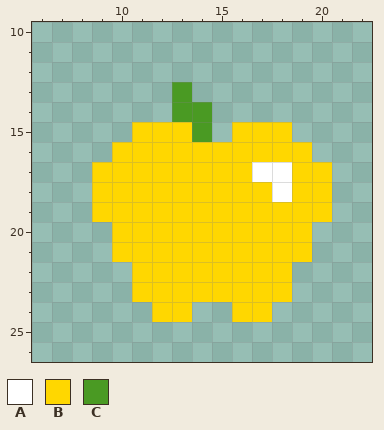
File history of a pixel-art sprite, Assets/Sprites/Power Pellet.png. That is the earlier state.
The file is 128x128 pixels, drawn in blocks of 4x4; one block is one cell here. Shown: x 6..22, y 10..26.
Palette (. is transparent): A #ffffff  B #ffd700  C #4a9a23
Pixels before, first column x 9:
13 ....C.......
14 ....CC......
15 ..BBBC.BBB..
16 .BBBBBBBBBB.
17 BBBBBBBBAABB
18 BBBBBBBBBABB
19 BBBBBBBBBBBB
20 .BBBBBBBBBB.
21 .BBBBBBBBBB.
22 ..BBBBBBBB..
23 ..BBBBBBBB..
24 ...BB..BB...
After the commit:
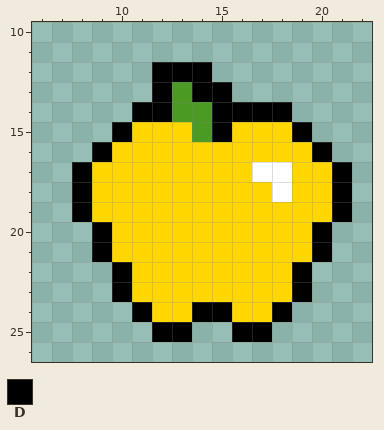
Colours new in this view: D #000000
The commit says: added black outline to sprites, added power cherry asset
The exact change:
Colour D is added in row 12 at x 12 to 14; in row 13 at x 12 and 14 to 15; in row 14 at x 11 to 12 and 15 to 18; in row 15 at x 10, 15 and 19; in row 16 at x 9 and 20; in rows 17 to 19 at x 8 and 21.
Colour D is added in rows 20 to 21 at x 9 and 20; in rows 22 to 23 at x 10 and 19; in row 24 at x 11, 14 to 15 and 18; in row 25 at x 12 to 13 and 16 to 17.
Where, in picture pixels (left, top, right, bottom), the same in both pictures:
added: (72, 62, 352, 342)
